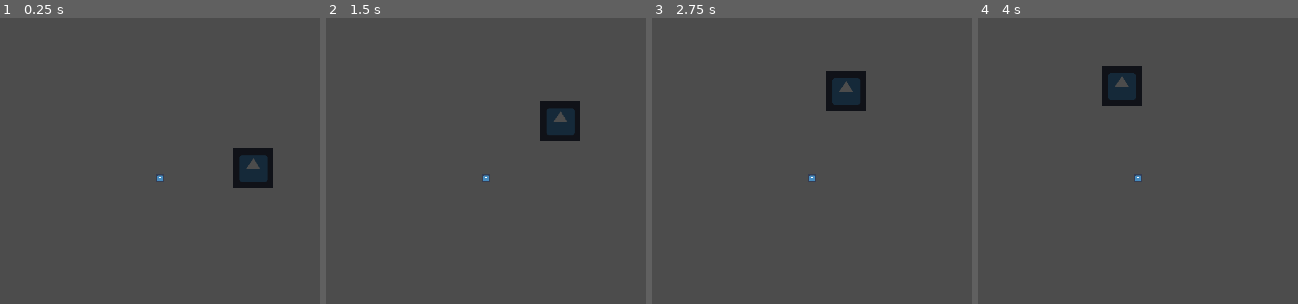
Above: before the commit, frames 1-4 (left to right).
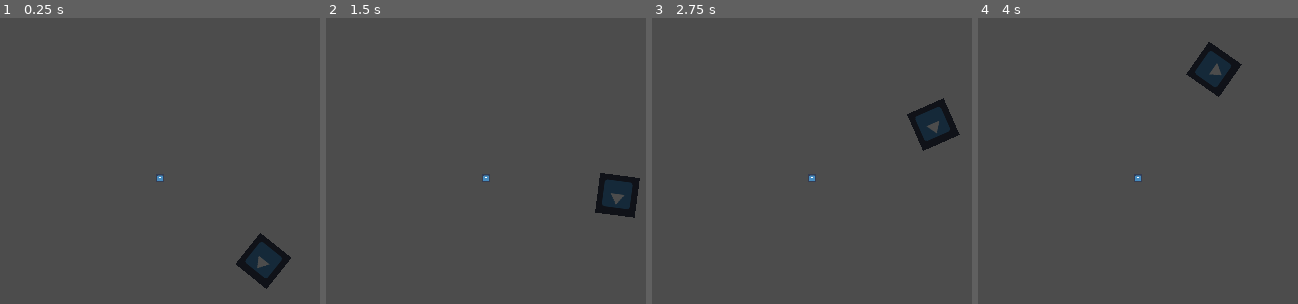
Above: after the commit, the same moments.

Repository: takecare/popthelock
Game: Godot game, scene res://scenes/test.tscn
Same seed, same stepped clock (60 frames per second), same inputs: the game is played once before the commit and once after it. This scene is started directly instead of the project's main scene. The engine's default icon, where the game draws it, is replaced by a stand-in: a white triangle on a blue panel in a dark square.
Inputs:
- Up to frame 1 (0.25 s): no input
- Up to frame 2 (1.5 s): no input
- Up to frame 3 (2.75 s): no input
- Up to frame 4 (4 s): no input

The runs differ from the first frame. In frame 1, 3.3% of the frame differs, in the area x 72-91%, y 45-95%; in frame 2, 3.3%, in the area x 66-99%, y 29-70%; in frame 3, 3.3%; in frame 4, 3.3%.

Commit message:
final attempt at global translate approach

Diff:
--- a/Node2D.gd
+++ b/Node2D.gd
@@ -4,6 +4,7 @@
 onready var center = $Sprite2
 
 var offset = 150
+var speed = 20
 
 func _ready() -> void:
   sprite.position = Vector2(center.position.x + offset, center.position.y + offset)
@@ -13,26 +14,27 @@
   obj.global_transform = point.global_transform * Transform2D().rotated(deg2rad(angle))
 
 func rotateAround(obj: Node2D, point, angle):
-    var rot = deg2rad(angle)
-    obj.global_translate(-point)
-    obj.transform = obj.transform.rotated(rot)
-    obj.global_translate(point)
-#    sprite.look_at(center.position)
+  var rot = deg2rad(angle)
+  var x = point.x
+  var y = point.y
+  obj.global_translate(-Vector2(x,y))
+  obj.transform = obj.transform.rotated(rot)
+  obj.global_translate(Vector2(x,y))
+  sprite.look_at(center.position)
 
 func rot2(obj, point, angle) -> void:
   var rot = deg2rad(angle)
   var x = point.x
   var y = point.y
   var trnsf = Transform2D()
-  #trnsf.origin = Vector2(200, 300)
-  trnsf.origin.x = -x * cos(angle) + y * sin(angle) + x
-  trnsf.origin.y = -x * sin(angle) + y * cos(angle) - y
-#  obj.global_translate(-point)
+  obj.global_translate(-point)
   trnsf.x = Vector2(cos(rot), sin(rot))
   trnsf.y = Vector2(-sin(rot), cos(rot))
   obj.transform = trnsf
   obj.global_translate(point)
 
+var angle = 0
+var step = 5
 func setpos(obj, point, angle) -> void:
   var a = deg2rad(angle)
   var x = point.x + offset * cos(a)
@@ -41,14 +43,15 @@
   obj.global_position.y = y
   pass
 
-var angle = 0
+func _process(delta):
+#  if angle == 360:
+#    angle = 0
+#  elif angle > 360:
+#    angle = abs(360 - angle)
+#  angle += step * delta * speed
+#  setpos(sprite, center.position, angle)
 
-func _process(delta):
-#  rotateAround(sprite, center.position, -25 * delta)
-  if angle >= 360.0:
-    angle = 0
-  angle =  angle + -25 * delta
-  setpos(sprite, center.position, angle)
+  rotateAround(sprite, center.position, -25 * delta)
 #  rot2(sprite, center.position, -25 * delta)
 #  rot(sprite, center, -25 * delta)
   pass
